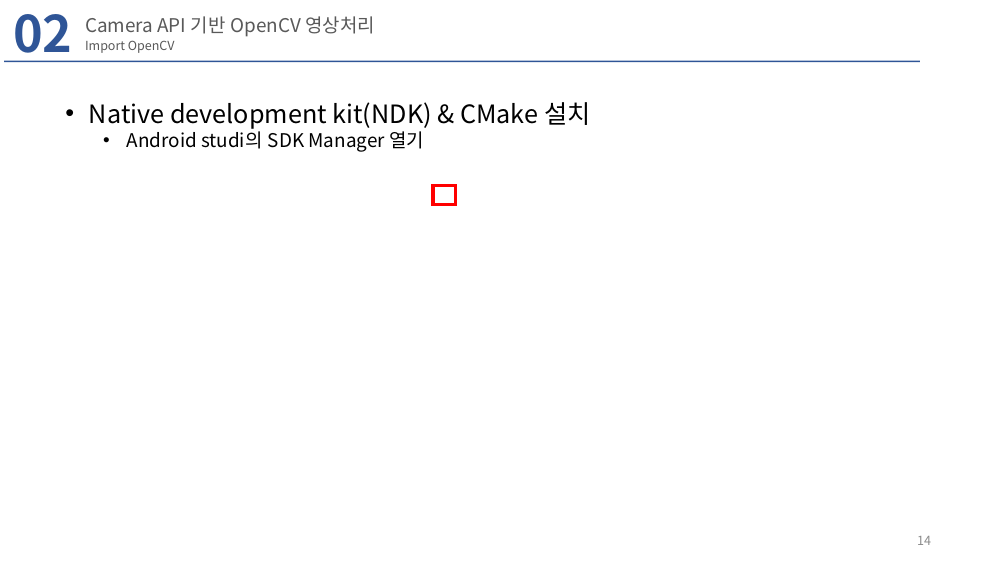
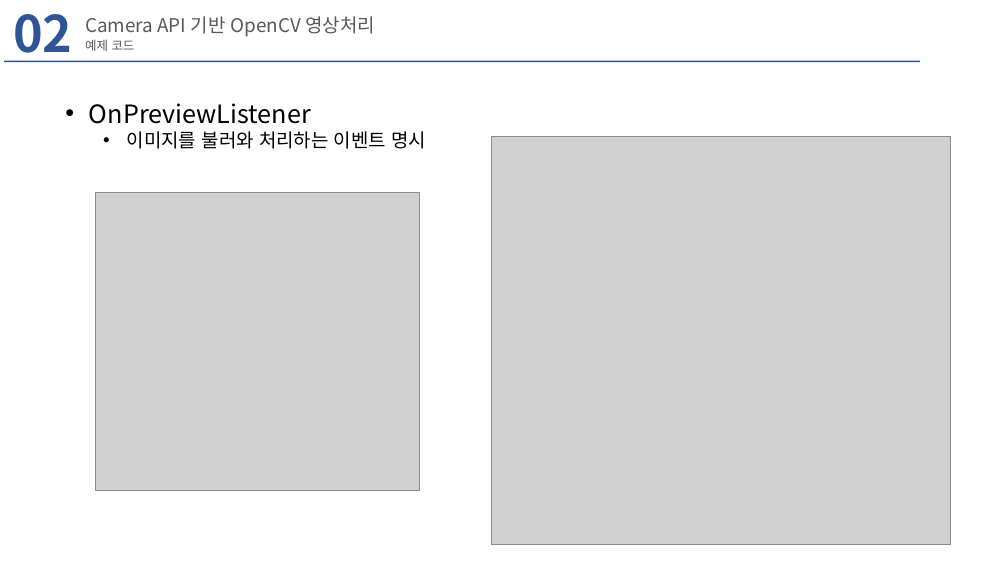
Before and after one commit to hyeonsanghwang/Lab_study, a slide deck: slide 14 of PPT/카메라 기반 실시간 영상처리 기능을 포함한 안드로이드 앱 개발 03.pptx. Drawn at 1008x567 pixels with LibreOffice and Linux fonts; fonts in the diff are those of the drawing; grey boxes stand for pictures; background and template pictures are left out. Boxes give left, top, right and bottom in pixels: in the first picture for what was removed or moved away, otherwise in the second. Text is boxed around its words. In the diff, an @@ line names an element or a change of style, - is before the commit and + after.

Commit message:
Update content on camera2 api with opencv processing

```diff
--- a/PPT/카메라 기반 실시간 영상처리 기능을 포함한 안드로이드 앱 개발 03.pptx
+++ b/PPT/카메라 기반 실시간 영상처리 기능을 포함한 안드로이드 앱 개발 03.pptx
@@ text at bbox=[85, 39, 135, 51]: text changed @@
-Import OpenCV
+예제 코드
@@ text at bbox=[89, 103, 426, 149]: text changed @@
-• Native development kit(NDK) & CMake 설치
-  • Android studi의 SDK Manager 열기
+• OnPreviewListener
+  • 이미지를 불러와 처리하는 이벤트 명시
@@ picture added at bbox=[492, 136, 951, 544] @@
@@ picture added at bbox=[95, 193, 420, 491] @@
@@ rectangle removed at bbox=[433, 186, 455, 205] @@
```
Also in this commit, not shown: 9 other slides changed, 7 slides added, 39 other files.
